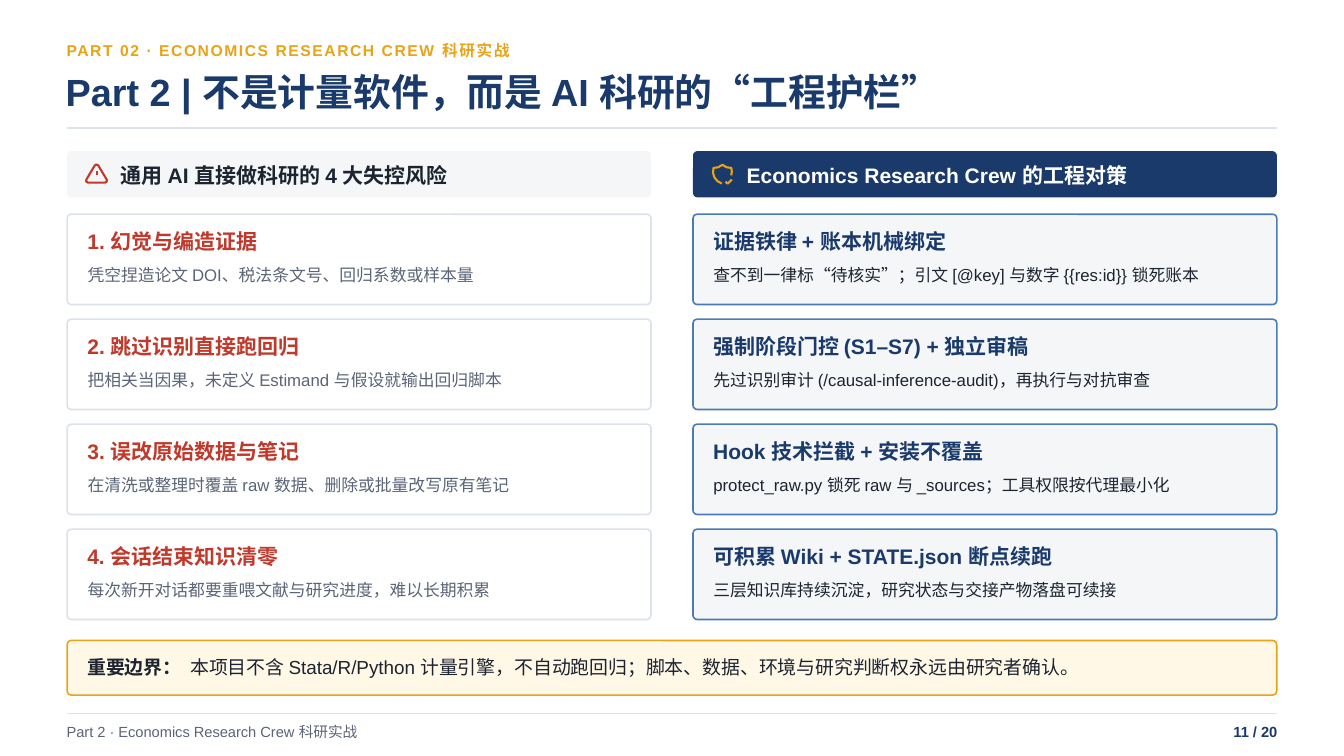
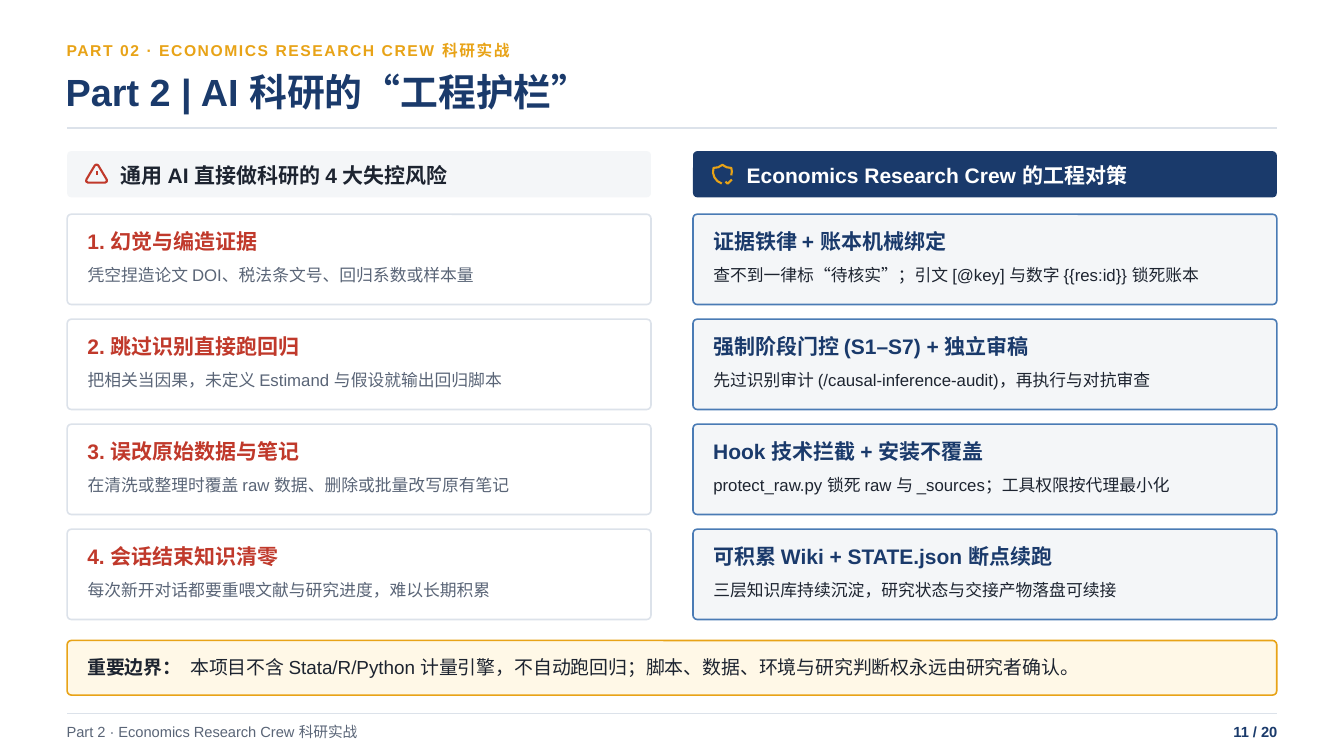
Before and after one commit to shjzzzz/Economics-Research-Crew, a slide deck: slide 11 of Claude_Code_基础与_Economics_Research_Crew_实战.pptx. Drawn at 1344x756 pixels with LibreOffice and Linux fonts; fonts in the diff are those of the drawing. Boxes give left, top, right and bottom in pixels: in the first picture for what was removed or moved away, otherwise in the second. Text is boxed around its words. In the diff, an @@ line names an element or a change of style, - is before the commit and + after.

```diff
--- a/Claude_Code_基础与_Economics_Research_Crew_实战.pptx
+++ b/Claude_Code_基础与_Economics_Research_Crew_实战.pptx
@@ text at <box>66,73,589,110</box>: text changed @@
-Part 2 | 不是计量软件，而是 AI 科研的“工程护栏”
+Part 2 | AI 科研的“工程护栏”
```
Also in this commit, not shown: 5 other slides changed.
